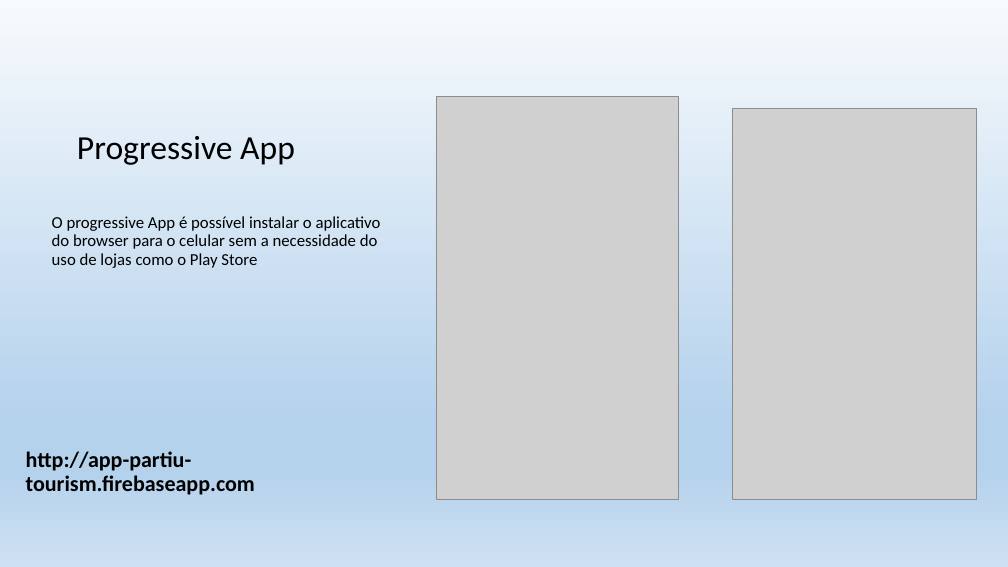
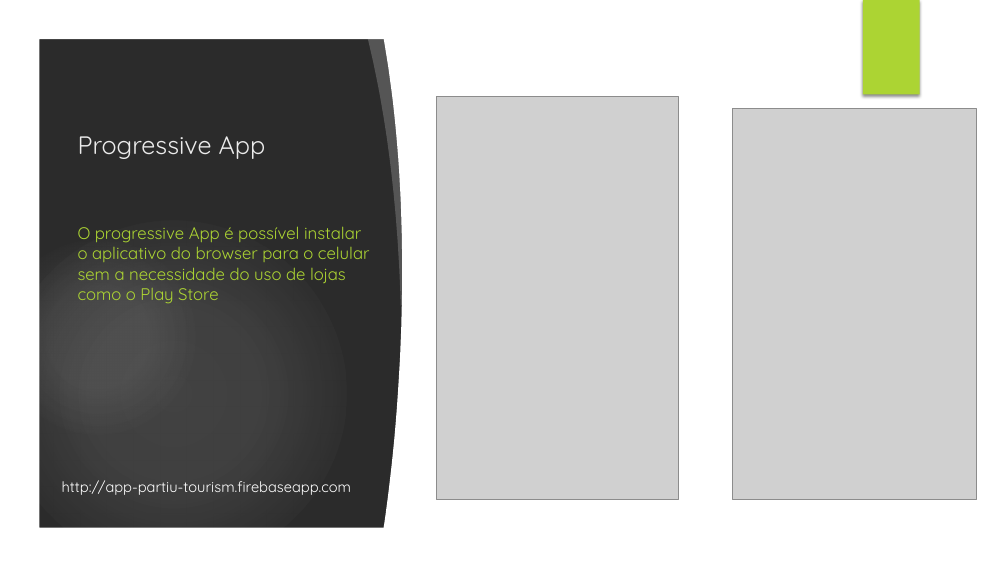
Before and after one commit to projeto-tour/app, a slide deck: slide 2 of documentacao/documentoweb2015/06-tutorial/Partiu!.pptx. Drawn at 1008x567 pixels with LibreOffice and Linux fonts; fonts in the diff are those of the drawing; grey boxes stand for pictures; background and template pictures are left out; a plain dark background stands for a picture behind light text. Boxes give left, top, right and bottom in pixels: in the first picture for what was removed or moved away, otherwise in the second. Text is boxed around its words. In the diff, an @@ line names an element or a change of style, - is before the commit and + after.

Commit message:
adicionado tutorial Partiu!

```diff
--- a/documentacao/documentoweb2015/06-tutorial/Partiu!.pptx
+++ b/documentacao/documentoweb2015/06-tutorial/Partiu!.pptx
@@ background gradient #F7FAFD to #B5D2EC to #CEE1F2 to picture (left out) @@
@@ group added at (0, 0, 1008, 567): 4 ellipses, 3 freeform shapes, 1 rectangle @@
@@ rectangle added at (863, 0, 920, 95), fill #ACD433 @@
@@ title "Progressive App" at (78, 136, 266, 159): size 32 to 24 pt, font Calibri to Quicksand, text colour #000000 to #EBEBEB; line spacing 0.9 to 1 @@
@@ text "O progressive App é possível ...": place and size @@
-text "O progressive App é possível ..." at (52, 216, 381, 268)
+text "O progressive App é possível ..." at (78, 226, 370, 304)
@@ text "O progressive App é possível ..." at (78, 226, 370, 304): font Calibri to Quicksand, text colour #000000 to #ACD433; line spacing 0.9 to 1 @@
@@ text "http://app-partiu-tourism.firebaseapp.com": place and size @@
-text "http://app-partiu-tourism.firebaseapp.com" at (26, 451, 255, 495)
+text "http://app-partiu-tourism.firebaseapp.com" at (62, 480, 351, 495)
@@ text "http://app-partiu-tourism.firebaseapp.com" at (62, 480, 351, 495): size 21 to 14 pt, font Calibri to Quicksand, text colour #000000 to #FFFFFF, bold off @@
```
Also in this commit, not shown: 3 other slides changed, 11 slides added, 2 slides removed.
